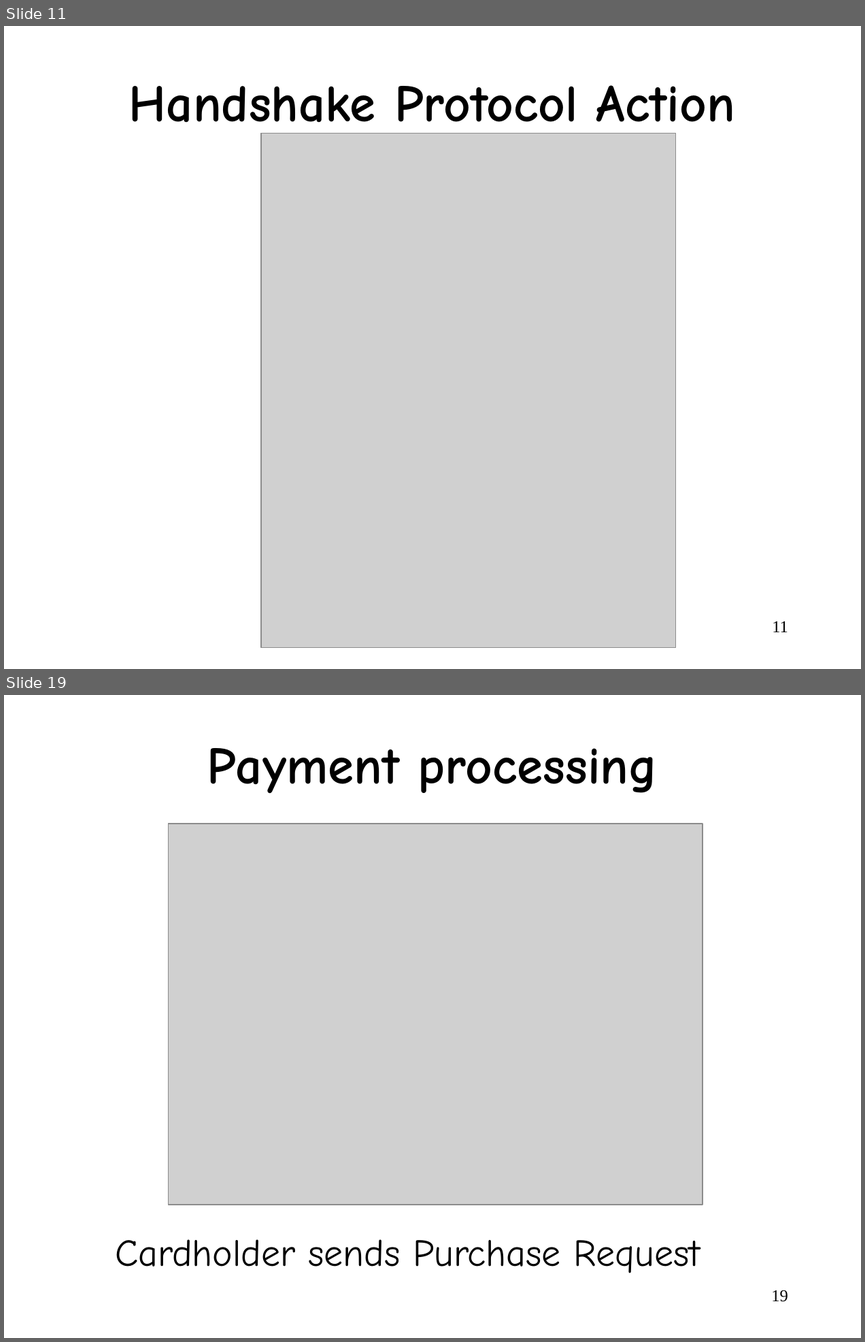
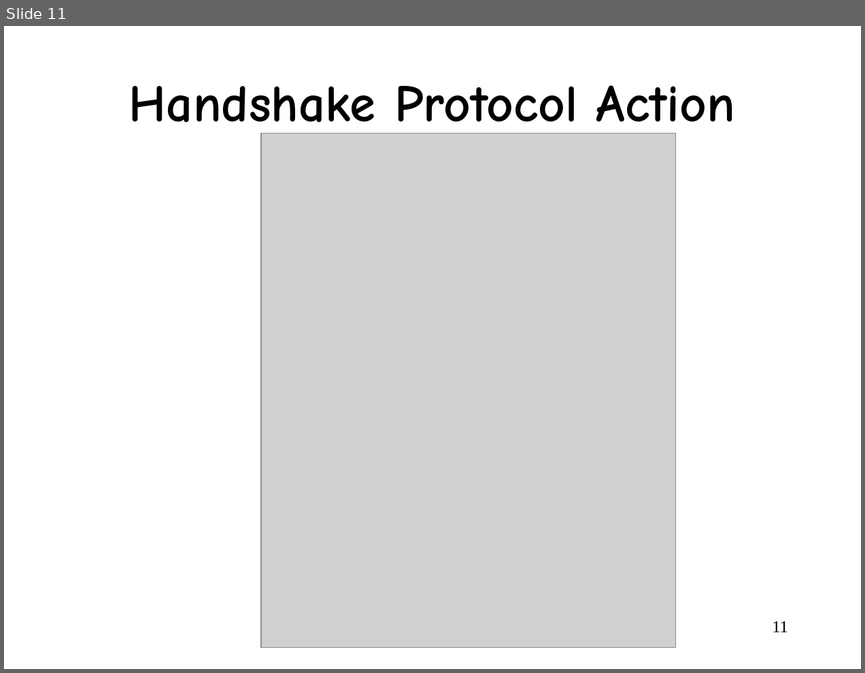
Before and after one commit to wangjin0818/Network_Security, a slide deck: week 08/Chapter 7.ppt. Shown one above the other, each under a label of ours: slides 11 and 19 before the commit, slide 11 after it; the slides between them are not shown. The pictures are 865x1342 and 865x673 pixels, drawn with LibreOffice and Linux fonts; fonts in the diff are those of the drawing; grey boxes stand for pictures. Boxes give left, top, right and bottom in pixels: in the first picture for what was removed or moved away, otherwise in the second. Text is boxed around its words. In the diff, an @@ line names an element or a change of style, - is before the commit and + after.

```diff
--- a/week 08/Chapter 7.ppt
+++ b/week 08/Chapter 7.ppt
@@ slide 19 removed at [4,695,861,1338], background #FFFFFF @@
@@ title removed at [207,748,657,794] @@
-Payment processing
@@ picture removed at [169,824,702,1204] @@
@@ text removed at [115,1239,700,1273] @@
-Cardholder sends Purchase Request
@@ page number removed at [771,1289,788,1302] @@
-19
```
Also in this commit, not shown: 1 slide changed, 18 slides added, 9 other slides removed.
